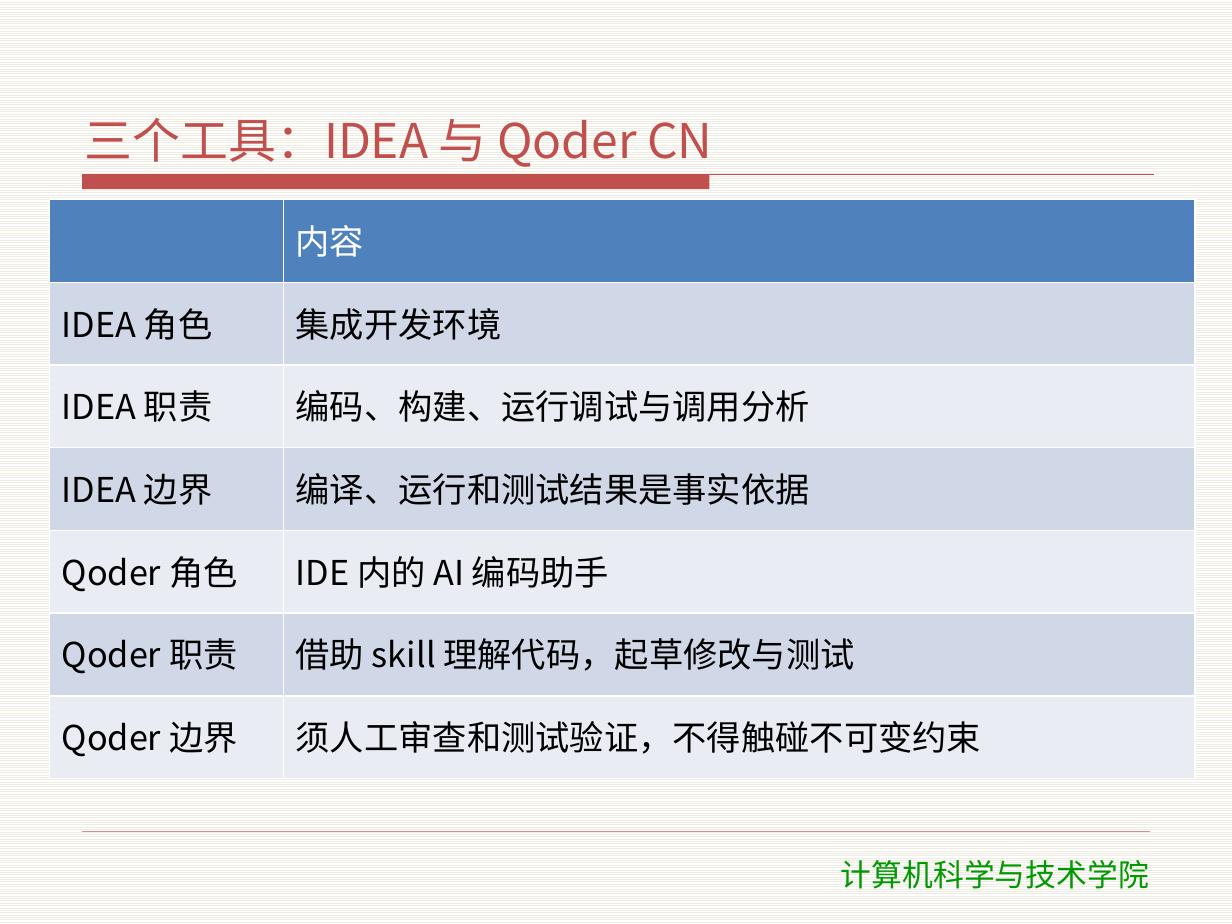
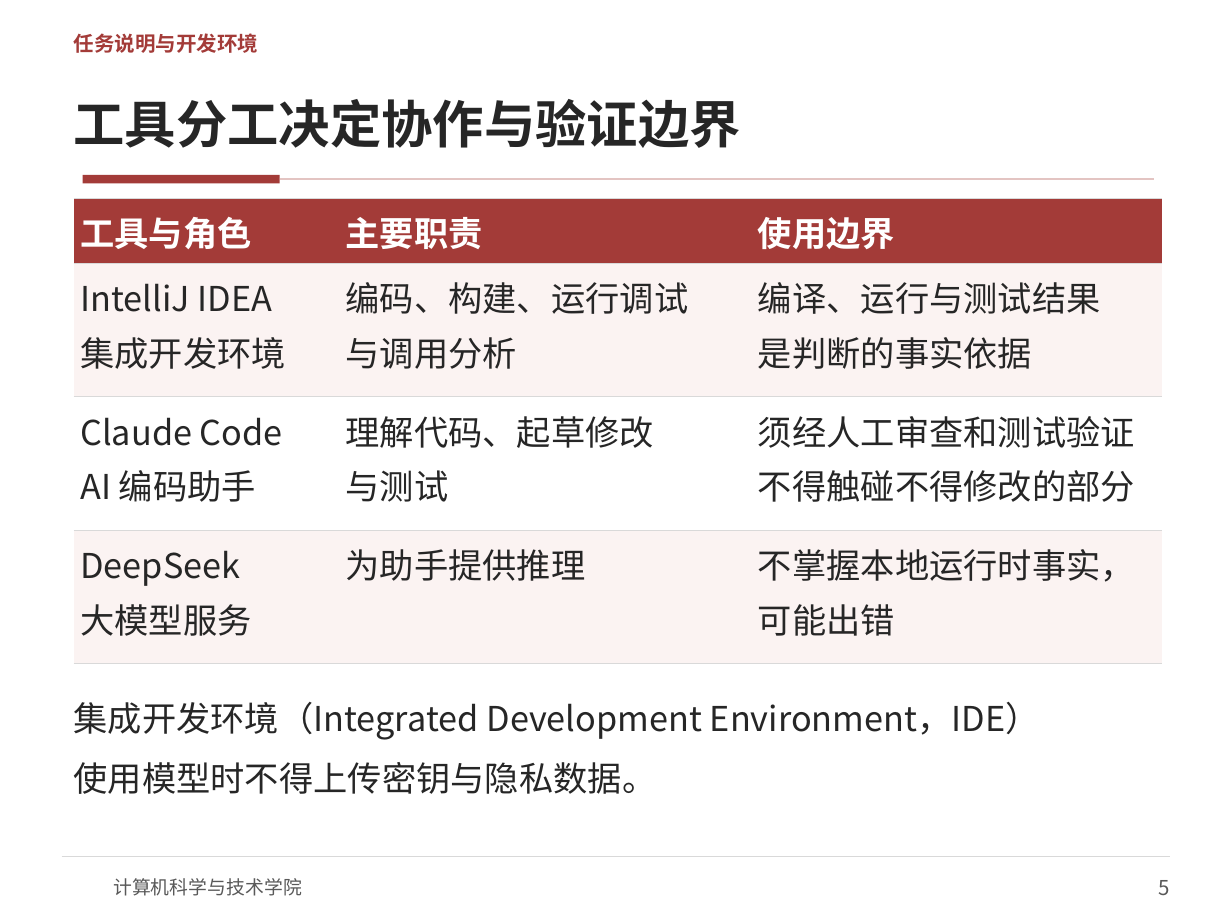
Before and after one commit to meng004/mall, a slide deck: slide 5 of SDC/教学资料/课件/E1-开发环境与棕地仓库导读.pptx (slide 2 before the commit). Drawn at 1232x924 pixels with LibreOffice and Linux fonts; fonts in the diff are those of the drawing; background and template pictures are left out. Boxes give left, top, right and bottom in pixels: in the first picture for what was removed or moved away, otherwise in the second. Text is boxed around its words. In the diff, an @@ line names an element or a change of style, - is before the commit and + after.

```diff
--- a/SDC/教学资料/课件/E1-开发环境与棕地仓库导读.pptx
+++ b/SDC/教学资料/课件/E1-开发环境与棕地仓库导读.pptx
@@ background pattern #EEECE1 on #FFFFFF to #FFFFFF @@
@@ text added at box(74, 33, 259, 53), 12 pt, text #A33B38, bold @@
+任务说明与开发环境
@@ text added at box(74, 99, 741, 148), 30 pt, text #262626, bold @@
+工具分工决定协作与验证边界
@@ title removed at box(85, 118, 712, 167) @@
-三个工具：IDEA 与 Qoder CN
@@ freeform shape removed at box(83, 175, 1154, 190) @@
@@ rectangle added at box(83, 175, 280, 184), fill #A33B38 @@
@@ table at box(74, 198, 1162, 664) @@
- | 内容
-IDEA 角色 | 集成开发环境
-IDEA 职责 | 编码、构建、运行调试与调用分析
-IDEA 边界 | 编译、运行和测试结果是事实依据
-Qoder 角色 | IDE 内的 AI 编码助手
-Qoder 职责 | 借助 skill 理解代码，起草修改与测试
-Qoder 边界 | 须人工审查和测试验证，不得触碰不可变约束
+工具与角色 | 主要职责 | 使用边界
+IntelliJ IDEA / 集成开发环境 | 编码、构建、运行调试 / 与调用分析 | 编译、运行与测试结果 / 是判断的事实依据
+Claude Code / AI 编码助手 | 理解代码、起草修改 / 与测试 | 须经人工审查和测试验证 / 不得触碰不得修改的部分
+DeepSeek / 大模型服务 | 为助手提供推理 | 不掌握本地运行时事实， / 可能出错
@@ table: place and size @@
-table at box(49, 200, 1195, 779)
+table at box(74, 198, 1162, 664)
@@ line added from (280, 180) to (1154, 180), #E3C4C2 1 pt @@
@@ text added at box(74, 702, 1040, 740), 20 pt, text #262626 @@
+集成开发环境（Integrated Development Environment，IDE）
@@ text added at box(74, 762, 657, 794), 20 pt, text #262626 @@
+使用模型时不得上传密钥与隐私数据。
@@ line moved from (83, 832) - (1149, 832) to (62, 856) - (1170, 856) @@
@@ line (62, 856) - (1170, 856): stroke #C0504D 0.25 pt to #D9D9D9 0.75 pt @@
@@ text "计算机科学与技术学院": place and size @@
-text "计算机科学与技术学院" at box(841, 860, 1149, 889)
+text "计算机科学与技术学院" at box(113, 878, 302, 896)
@@ text "计算机科学与技术学院" at box(113, 878, 302, 896): size 18 to 11 pt, font DejaVu Sans to Noto Sans CJK SC, text colour #009900 to #595959; alignment centre to left; less space between paragraphs; vertical alignment top to middle @@
@@ page number added at box(1159, 880, 1170, 895), 12 pt, text #595959 @@
+5
```
Also in this commit, not shown: 14 other slides changed, 39 slides added, 6 slides removed, 19 other files.
